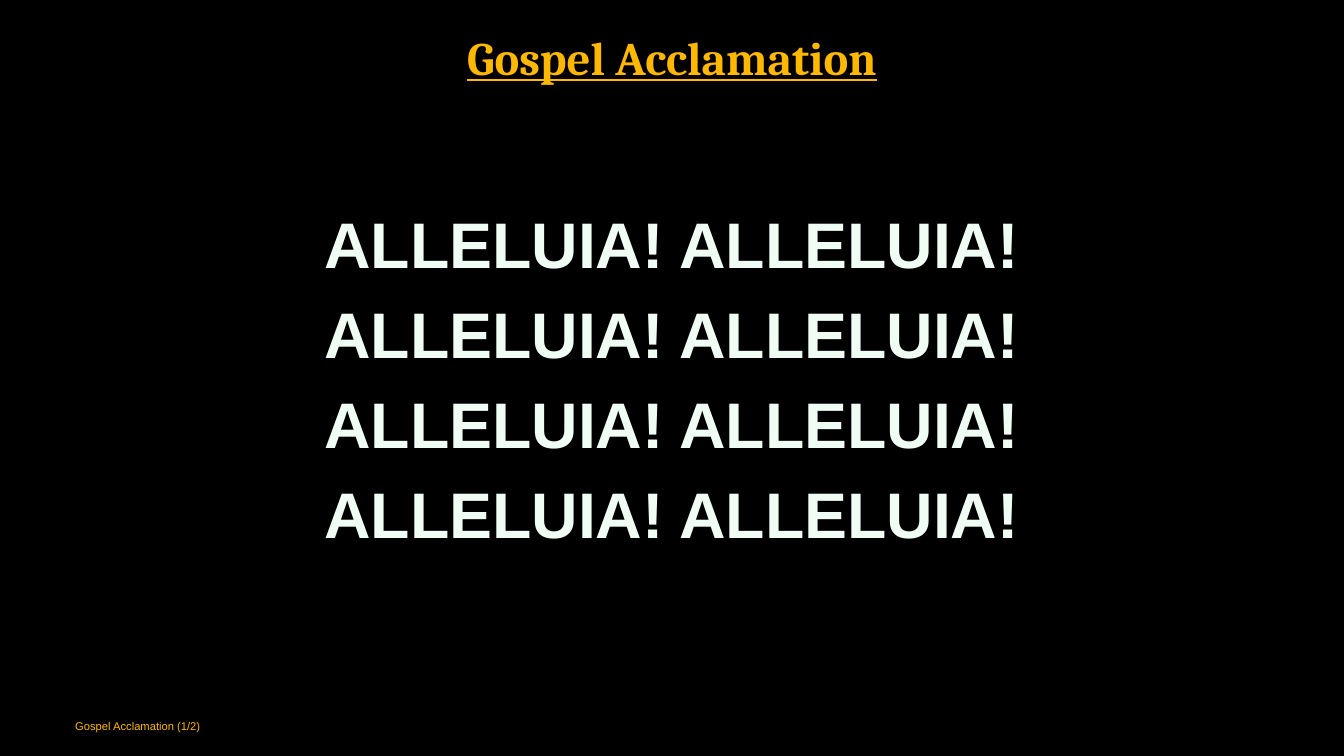
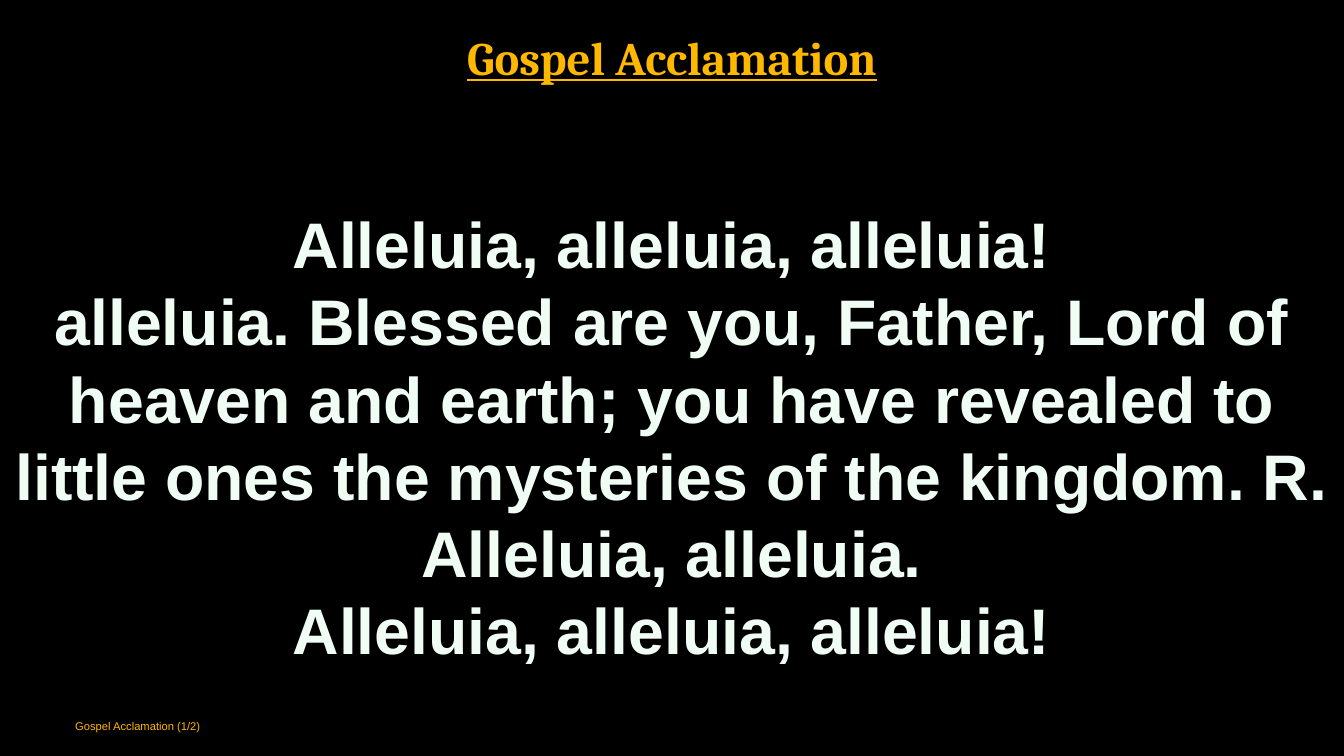
Before and after one commit to divinogabriel9/verbum, a slide deck: slide 21 of outputs/GFCC5Jul2026_14thSundayinOrdinaryTime.pptx (slide 23 before the commit). Drawn at 1344x756 pixels with LibreOffice and Linux fonts; fonts in the diff are those of the drawing. Boxes give left, top, right and bottom in pixels: in the first picture for what was removed or moved away, otherwise in the second. Text is boxed around its words. In the diff, an @@ line names an element or a change of style, - is before the commit and + after.

```diff
--- a/outputs/GFCC5Jul2026_14thSundayinOrdinaryTime.pptx
+++ b/outputs/GFCC5Jul2026_14thSundayinOrdinaryTime.pptx
@@ text at (15, 221, 1327, 664): text changed @@
-ALLELUIA! ALLELUIA!
-ALLELUIA! ALLELUIA!
-ALLELUIA! ALLELUIA!
-ALLELUIA! ALLELUIA!
+Alleluia, alleluia, alleluia!
+alleluia. Blessed are you, Father, Lord of heaven and earth; you have revealed to little ones the mysteries of the kingdom. R. Alleluia, alleluia.
+Alleluia, alleluia, alleluia!
```
Also in this commit, not shown: 11 other slides changed, 13 slides added, 16 slides removed, 19 other files.
